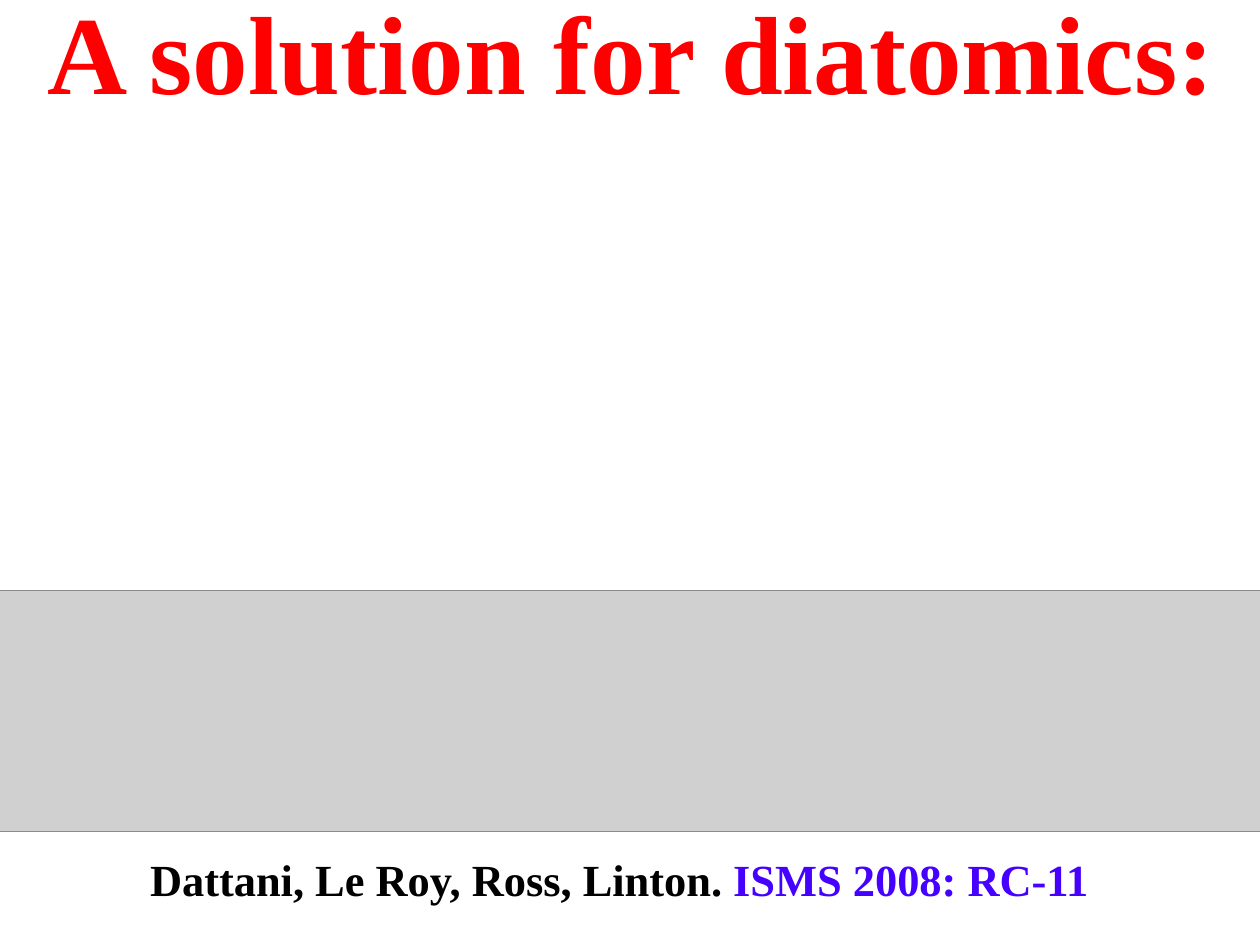
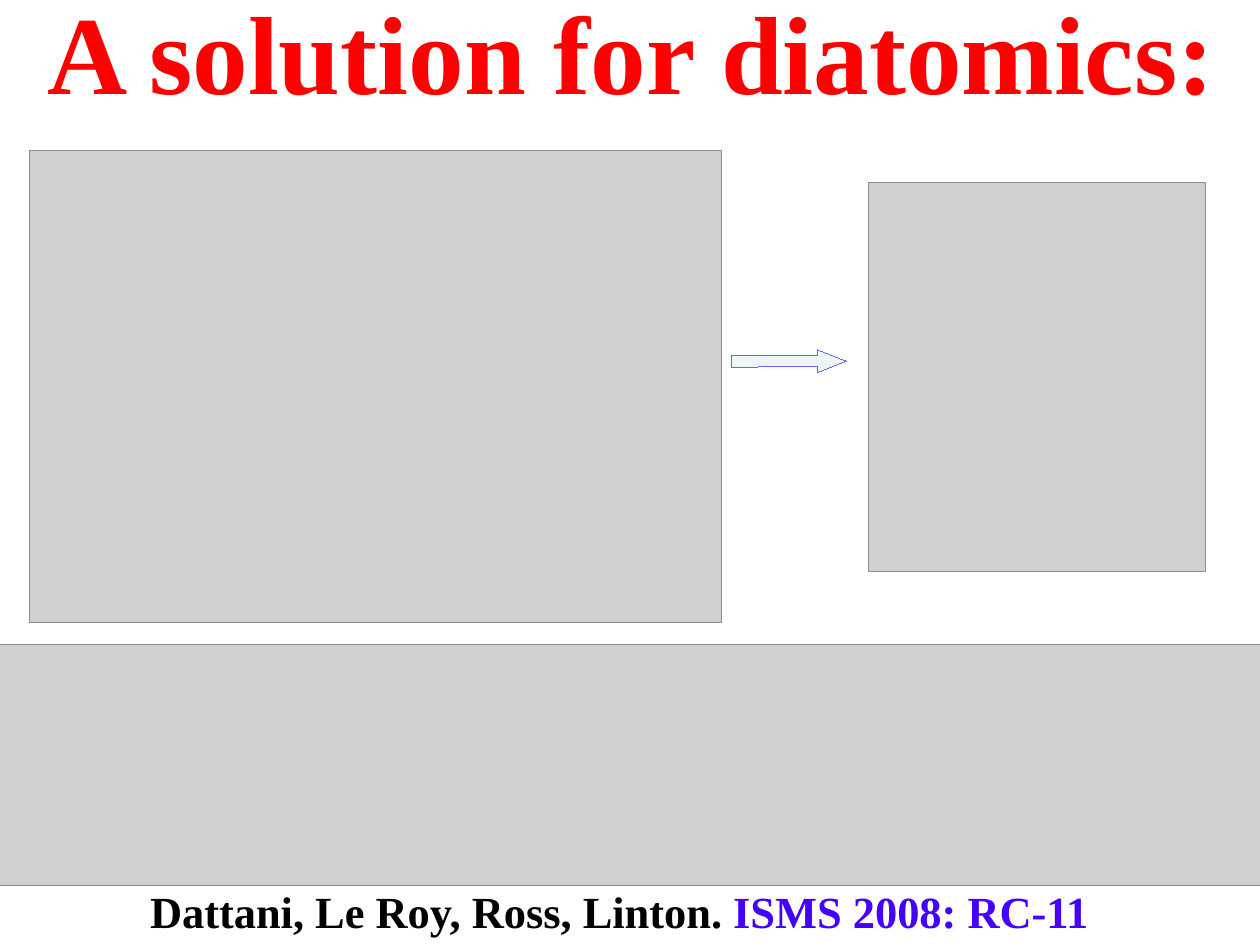
Before and after one commit to HPQC-LABS/polyMLR, a slide deck: slide 4 of 2018-06-20-polyMLR(ISMS).odp. Drawn at 1260x945 pixels with LibreOffice and Linux fonts; fonts in the diff are those of the drawing; grey boxes stand for pictures. Boxes give left, top, right and bottom in pixels: in the first picture for what was removed or moved away, otherwise in the second. Text is boxed around its words. In the diff, an @@ line names an element or a change of style, - is before the commit and + after.

Commit message:
Updated R_HH to R_12 in Partridge-Schwenke, and updated presentation up to the point of uploading to ISMS website.

```diff
--- a/2018-06-20-polyMLR(ISMS).odp
+++ b/2018-06-20-polyMLR(ISMS).odp
@@ picture added at <box>30,151,723,623</box> @@
@@ picture added at <box>869,183,1206,572</box> @@
@@ right arrow added at <box>732,350,846,373</box>, fill #729FCF at 10% opacity, outline #6666FF 0 pt @@
@@ picture: place and size @@
-picture at <box>0,590,1260,831</box>
+picture at <box>0,645,1260,886</box>
@@ text "Dattani, Le Roy, Ross, Linton. ...": place and size @@
-text "Dattani, Le Roy, Ross, Linton. ..." at <box>150,865,1089,905</box>
+text "Dattani, Le Roy, Ross, Linton. ..." at <box>150,897,1089,937</box>
```
Also in this commit, not shown: 12 other slides changed, 9 slides added, 3 slides removed, 3 other files.
